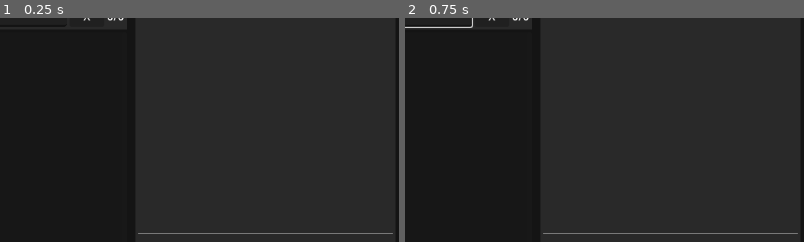
Above: before the commit, frames 1-2 (left to right).
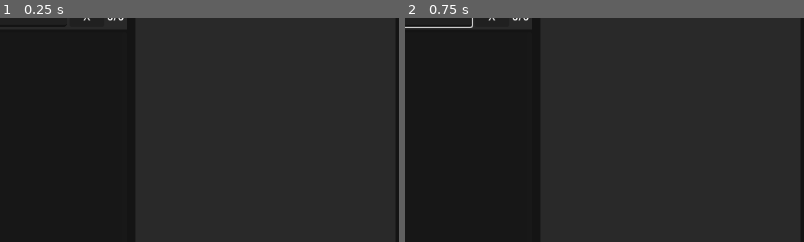
Above: after the commit, the same moments.

Repository: Wcubed/model_organizer
Game: Godot game, scene res://ui/main.tscn
Same seed, same stepped clock (60 frames per second), same inputs: the game is played once before the commit and once after it.
Inputs (mouse positions are % of the whole screen's width and height, from its top left):
- Up to frame 1 (0.25 s): no input
- Up to frame 2 (0.75 s): click (34, 4) at 0.52 s; type "12" at 0.6 s
The pictures show only the part of the screen within x 50-100%, y 4-54%; the shares and areas given below are measured in that part.

The runs differ from the first frame. In frame 1, 0.3% of the frame differs, in the area x 34-99%, y 95-97%; in frame 2, 0.3%.

Commit message:
Grid display of pre rendered stls

Diff:
--- a/ui/ModelInfoView.tscn
+++ b/ui/ModelInfoView.tscn
@@ -26,38 +26,44 @@
 clip_text = true
 text_overrun_behavior = 1
 
-[node name="ScrollContainer" type="ScrollContainer" parent="VBoxContainer" unique_id=37384423]
+[node name="VSplitContainer" type="VSplitContainer" parent="VBoxContainer" unique_id=52574019]
 layout_mode = 2
 size_flags_vertical = 3
 
-[node name="VBoxContainer" type="VBoxContainer" parent="VBoxContainer/ScrollContainer" unique_id=914835356]
+[node name="PrintablesScrollContainer" type="ScrollContainer" parent="VBoxContainer/VSplitContainer" unique_id=37384423]
+layout_mode = 2
+size_flags_vertical = 3
+horizontal_scroll_mode = 0
+
+[node name="VBoxContainer" type="VBoxContainer" parent="VBoxContainer/VSplitContainer/PrintablesScrollContainer" unique_id=1674685551]
 layout_mode = 2
 size_flags_horizontal = 3
-theme_override_constants/separation = 0
 
-[node name="ImageContainer" type="PanelContainer" parent="VBoxContainer/ScrollContainer/VBoxContainer" unique_id=2096255779]
-custom_minimum_size = Vector2(0, 300)
+[node name="ImageContainer" type="PanelContainer" parent="VBoxContainer/VSplitContainer/PrintablesScrollContainer/VBoxContainer" unique_id=2096255779]
+custom_minimum_size = Vector2(0, 100)
 layout_mode = 2
 size_flags_horizontal = 0
 size_flags_vertical = 0
 mouse_filter = 1
 
-[node name="CoverImage" type="TextureRect" parent="VBoxContainer/ScrollContainer/VBoxContainer/ImageContainer" unique_id=1240338193]
+[node name="CoverImage" type="TextureRect" parent="VBoxContainer/VSplitContainer/PrintablesScrollContainer/VBoxContainer/ImageContainer" unique_id=1240338193]
 unique_name_in_owner = true
 layout_mode = 2
 mouse_default_cursor_shape = 2
 expand_mode = 3
 stretch_mode = 5
 
-[node name="PrintablesList" type="HFlowContainer" parent="VBoxContainer/ScrollContainer/VBoxContainer" unique_id=1355011890]
+[node name="PrintablesList" type="HFlowContainer" parent="VBoxContainer/VSplitContainer/PrintablesScrollContainer/VBoxContainer" unique_id=1355011890]
 unique_name_in_owner = true
 layout_mode = 2
 size_flags_horizontal = 3
 size_flags_vertical = 3
 
-[node name="HSeparator" type="HSeparator" parent="VBoxContainer/ScrollContainer/VBoxContainer" unique_id=49650539]
+[node name="RestScrollContainer" type="ScrollContainer" parent="VBoxContainer/VSplitContainer" unique_id=1742707349]
 layout_mode = 2
+size_flags_vertical = 3
+size_flags_stretch_ratio = 0.1
 
-[node name="RestList" type="VBoxContainer" parent="VBoxContainer/ScrollContainer/VBoxContainer" unique_id=1291393028]
+[node name="RestList" type="VBoxContainer" parent="VBoxContainer/VSplitContainer/RestScrollContainer" unique_id=1291393028]
 unique_name_in_owner = true
 layout_mode = 2
--- a/ui/model_info_view.gd
+++ b/ui/model_info_view.gd
@@ -28,7 +28,7 @@
 	for file in model.printable_files:
 		# Is there a pre-rendered image for this one?
 		var rendered_path := Utils.strip_extension(file) + ".png"
-		if !model.rendered_files.find(rendered_path):
+		if model.rendered_files.find(rendered_path) == -1:
 			# No rendered image yet. Queue the render.
 			render_icon_for_3d_file.emit("%s/%s" % [model.directory, file])
 			rendered_path = ""
--- a/ui/printable_entry_card.tscn
+++ b/ui/printable_entry_card.tscn
@@ -16,7 +16,7 @@
 layout_mode = 2
 
 [node name="PanelContainer" type="PanelContainer" parent="VBoxContainer" unique_id=866800386]
-custom_minimum_size = Vector2(300, 300)
+custom_minimum_size = Vector2(200, 200)
 layout_mode = 2
 theme_override_styles/panel = ExtResource("3_l1t1k")
 
@@ -26,6 +26,7 @@
 mouse_default_cursor_shape = 2
 flat = true
 icon_alignment = 1
+expand_icon = true
 
 [node name="MarginContainer" type="MarginContainer" parent="VBoxContainer" unique_id=539067848]
 layout_mode = 2
